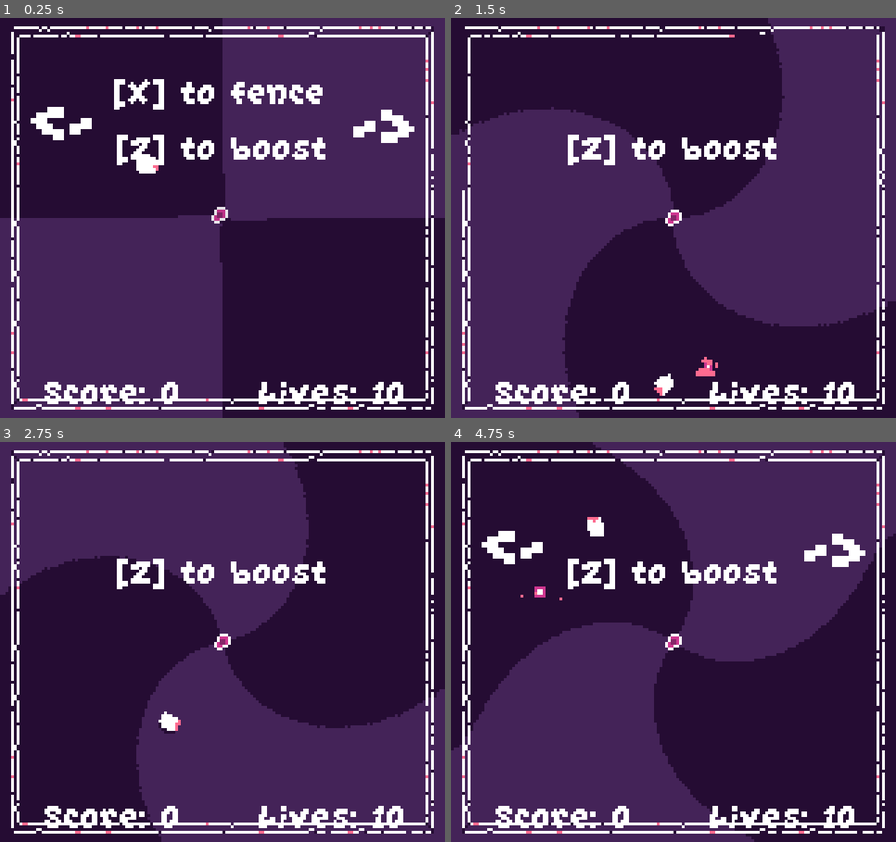
Above: before the commit, frames 1-4 (two rows, left to right).
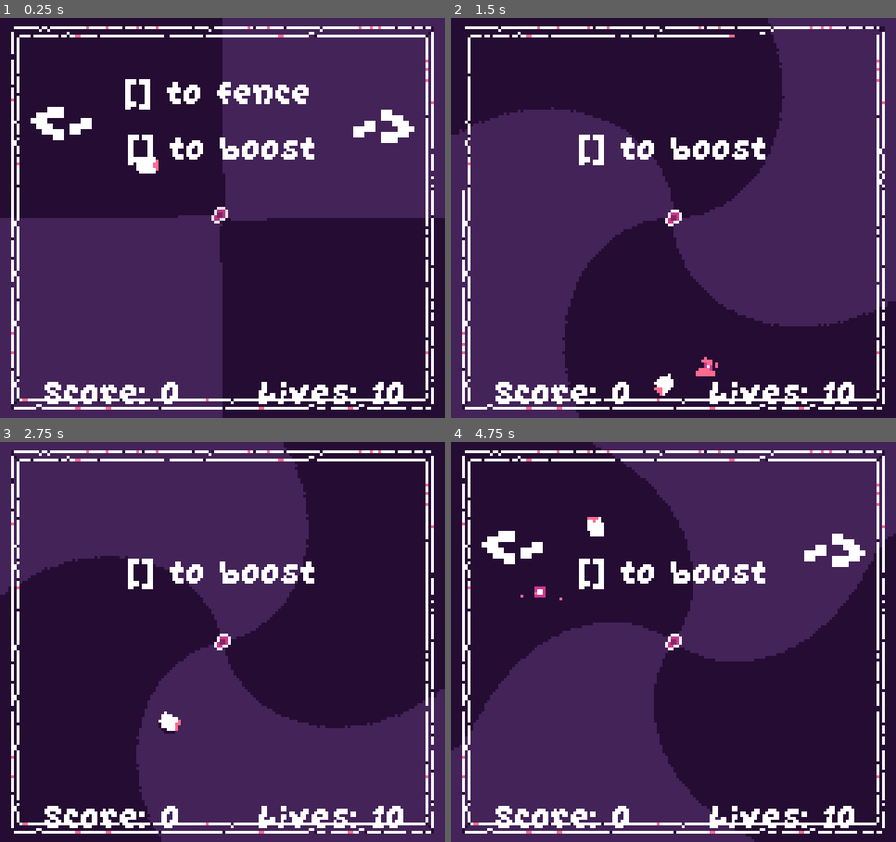
Above: after the commit, the same moments.

Repository: EdBarrancos/Signal
Game: Godot game, scene res://Game/Scenes/Game.tscn
Same seed, same stepped clock (60 frames per second), same inputs: the game is played once before the commit and once after it. Sound files missing from this copy of the repository are replaced by a short silence.
Inputs:
- Up to frame 1 (0.25 s): no input
- Up to frame 2 (1.5 s): tap Enter at 0.5 s; hold D (RIGHT) 0.53-1.28 s; hold Z (BOOST) 0.53-1.28 s; hold A (LEFT) from 1.28 s (still down); tap X (CHORD) at 1.35 s
- Up to frame 3 (2.75 s): release A (LEFT) at 2.03 s; hold D (RIGHT) from 2.03 s (still down); hold C (CLEAR CHORDS) from 2.03 s (still down)
- Up to frame 4 (4.75 s): release C (CLEAR CHORDS) at 2.78 s; tap Q (GO_TO_ENDSCREEN) at 2.85 s; release D (RIGHT) at 3.53 s; hold Z (BOOST) 3.53-4.28 s; hold A (LEFT) from 3.53 s (still down); tap X (CHORD) at 4.35 s

The runs differ from the first frame. In frame 1, 3.0% of the frame differs, in the area x 25-74%, y 15-37%; in frame 2, 1.5%; in frame 3, 1.5%; in frame 4, 1.5%.

Commit message:
Add controller support

Diff:
--- a/project/project.godot
+++ b/project/project.godot
@@ -90,12 +90,16 @@
 }
 BOOST={
 "deadzone": 0.5,
-"events": [ Object(InputEventKey,"resource_local_to_scene":false,"resource_name":"","device":0,"alt":false,"shift":false,"control":false,"meta":false,"command":false,"pressed":false,"scancode":90,"physical_scancode":0,"unicode":0,"echo":false,"script":null)
+"events": [ Object(InputEventKey,"resource_local_to_scene":false,"resource_name":"","device":0,"alt":false,"shift":false,"control":false,"meta":false,"command":false,"pressed":false,"scancode":0,"physical_scancode":90,"unicode":0,"echo":false,"script":null)
+, Object(InputEventKey,"resource_local_to_scene":false,"resource_name":"","device":0,"alt":false,"shift":false,"control":false,"meta":false,"command":false,"pressed":false,"scancode":0,"physical_scancode":59,"unicode":0,"echo":false,"script":null)
+, Object(InputEventJoypadButton,"resource_local_to_scene":false,"resource_name":"","device":-1,"button_index":0,"pressure":0.0,"pressed":false,"script":null)
  ]
 }
 CHORD={
 "deadzone": 0.5,
-"events": [ Object(InputEventKey,"resource_local_to_scene":false,"resource_name":"","device":0,"alt":false,"shift":false,"control":false,"meta":false,"command":false,"pressed":false,"scancode":88,"physical_scancode":0,"unicode":0,"echo":false,"script":null)
+"events": [ Object(InputEventKey,"resource_local_to_scene":false,"resource_name":"","device":0,"alt":false,"shift":false,"control":false,"meta":false,"command":false,"pressed":false,"scancode":0,"physical_scancode":88,"unicode":0,"echo":false,"script":null)
+, Object(InputEventKey,"resource_local_to_scene":false,"resource_name":"","device":0,"alt":false,"shift":false,"control":false,"meta":false,"command":false,"pressed":false,"scancode":0,"physical_scancode":76,"unicode":0,"echo":false,"script":null)
+, Object(InputEventJoypadButton,"resource_local_to_scene":false,"resource_name":"","device":-1,"button_index":2,"pressure":0.0,"pressed":false,"script":null)
  ]
 }
 GO_TO_ENDSCREEN={
@@ -105,7 +109,9 @@
 }
 "CLEAR CHORDS"={
 "deadzone": 0.5,
-"events": [ Object(InputEventKey,"resource_local_to_scene":false,"resource_name":"","device":0,"alt":false,"shift":false,"control":false,"meta":false,"command":false,"pressed":false,"scancode":67,"physical_scancode":0,"unicode":0,"echo":false,"script":null)
+"events": [ Object(InputEventKey,"resource_local_to_scene":false,"resource_name":"","device":0,"alt":false,"shift":false,"control":false,"meta":false,"command":false,"pressed":false,"scancode":0,"physical_scancode":67,"unicode":0,"echo":false,"script":null)
+, Object(InputEventKey,"resource_local_to_scene":false,"resource_name":"","device":0,"alt":false,"shift":false,"control":false,"meta":false,"command":false,"pressed":false,"scancode":0,"physical_scancode":75,"unicode":0,"echo":false,"script":null)
+, Object(InputEventJoypadButton,"resource_local_to_scene":false,"resource_name":"","device":-1,"button_index":3,"pressure":0.0,"pressed":false,"script":null)
  ]
 }
 
